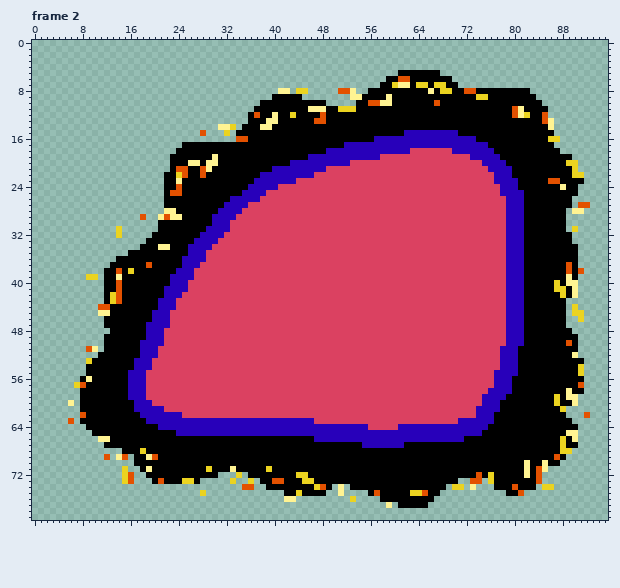
Pixel-art file, stored at Assets/Raw/Sprites/Enemies/Boss4/PhaseSwitch/Right_1.aseprite. The picture above was drawn from the file before the commit.
96x80 pixels, 8 frames. Shown: frame 2. The commit also changed other frames, which this record leaves out.
After:
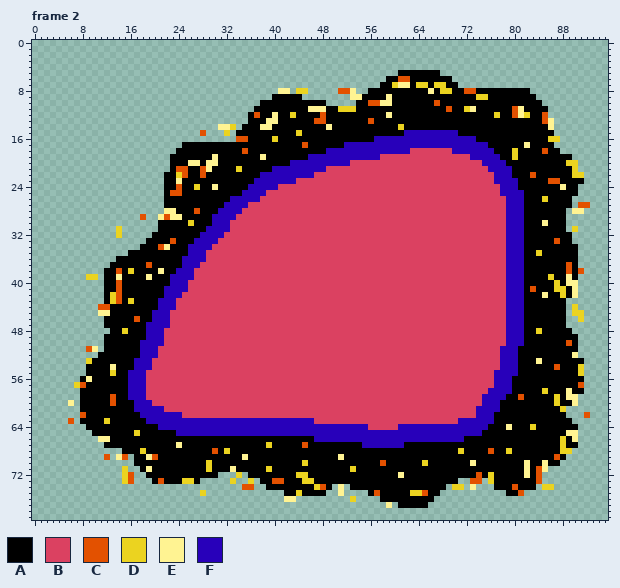
Palette (. is transparent): A #000000  B #db4161  C #e35100  D #ebd320  E #fff392  F #2800ba
Commit: Corrected flame effects in phase switching sprites.
Edits made:
Changed rows in their new state; - is an unchanged pixel.
Frame 2, layer "Flames":
first column x 15:
11 ------------------------------------------------------C--DE--------------
12 --------------------------------------------E-----------------D----------
13 -----------------------------------------C-------------------------------
14 ----------------------------------E-----------D--------------------------
15 -----------------------------D-------------------------------------------
16 -------------------------D-----------------------------------------------
17 ------------------------------C------------------------------------E-----
18 --------------------C--------------------------------------------D----C--
19 -----------------------E-----------------------------------------D-------
21 -------------------D-----------------------------------------------------
22 --------------------------------------------------------------------C----
24 ------------D--E---------------------------------------------------------
26 ----------------------------------------------------------------------D--
28 ------------C------------------------------------------------------------
30 -----------D----------------------------------------------------------E--
33 --------C---------------------------------------------------------------C
34 ------C------------------------------------------------------------------
35 ---------------------------------------------------------------------D---
38 ------E------------------------------------------------------------------
39 ----E------------------------------------------------------------------D-
41 --------------------------------------------------------------------C----
42 ----------------------------------------------------------------------E--
43 -D-----------------------------------------------------------------------
46 --C----------------------------------------------------------------------
48 D--------------------------------------------------------------------D---
first column x 12:
53 ------------------------------------------------------------------------E---
54 -E-------------------------------------------------------------------------C
55 -D--------------------------------------------------------------------------
58 -------------------------------------------------------------------------D--
59 -C-------------------------------------------------------------------C------
60 -C--------------------------------------------------------------------------
63 D---------------------------------------------------------------------------
64 -------------------------------------------------------------------E---D----
65 -----D----------------------------------------------------------------------
67 ------------E--------------D-----C------------------------------------------
68 ------------------C-D--------------------------------------D----C--D--------
69 -----------------------E---------------E------------------------------------
70 -----------------D---------------D------------C------D-------E--------------
71 -----------------------------------------D----------------------------------
72 -------------------------------------------------E--------------------------
